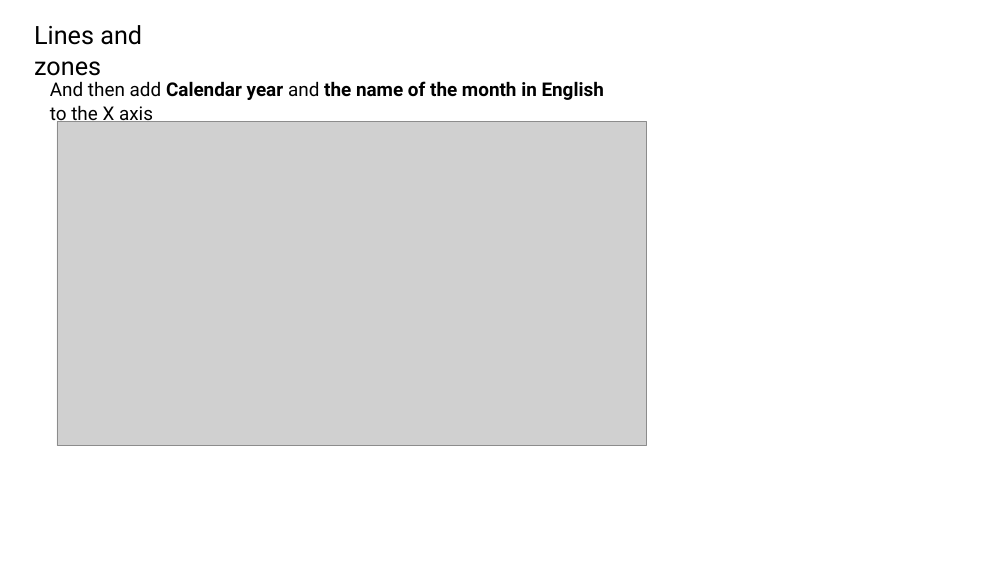
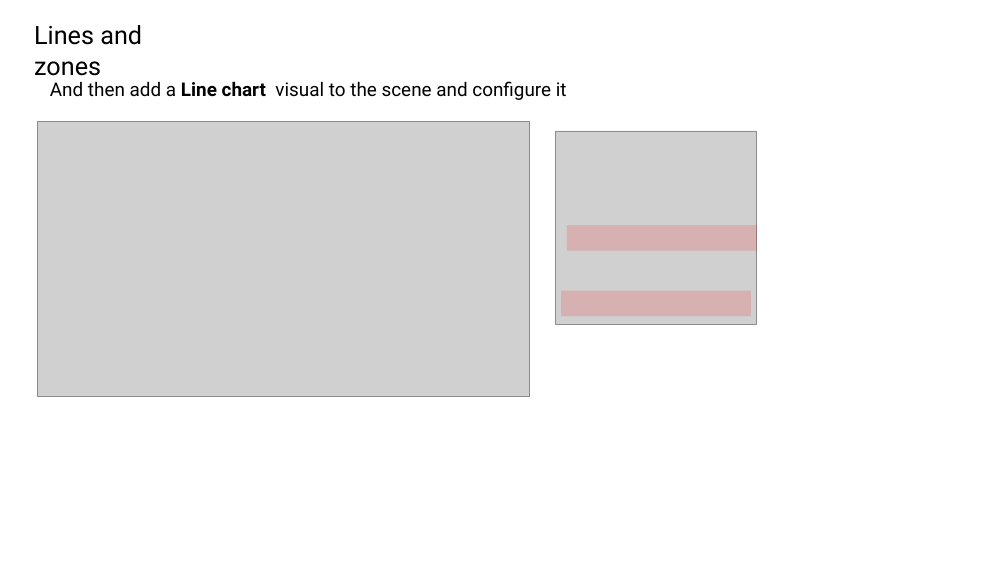
Before and after one commit to bejaouibechir/PowerBI, a slide deck: slide 3 of English/6.Visuals/2.Lines and Area.pptx. Drawn at 1008x567 pixels with LibreOffice and Linux fonts; fonts in the diff are those of the drawing; grey boxes stand for pictures. Boxes give left, top, right and bottom in pixels: in the first picture for what was removed or moved away, otherwise in the second. Text is boxed around its words. In the diff, an @@ line names an element or a change of style, - is before the commit and + after.

```diff
--- a/English/6.Visuals/2.Lines and Area.pptx
+++ b/English/6.Visuals/2.Lines and Area.pptx
@@ text at bbox=[50, 81, 567, 100]: text changed; bold off @@
-And then add Calendar year and the name of the month in English to the X axis
+And then add a Line chart visual to the scene and configure it
@@ picture: place and size @@
-picture at bbox=[57, 122, 646, 445]
+picture at bbox=[37, 122, 529, 397]
@@ picture added at bbox=[556, 131, 757, 324] @@
@@ rectangle added at bbox=[567, 225, 757, 251], fill #FF0000 at 15% opacity @@
@@ rectangle added at bbox=[561, 290, 751, 316], fill #FF0000 at 15% opacity @@
```
Also in this commit, not shown: 4 other slides changed, 2 slides added, 1 slide removed, 15 other files.
